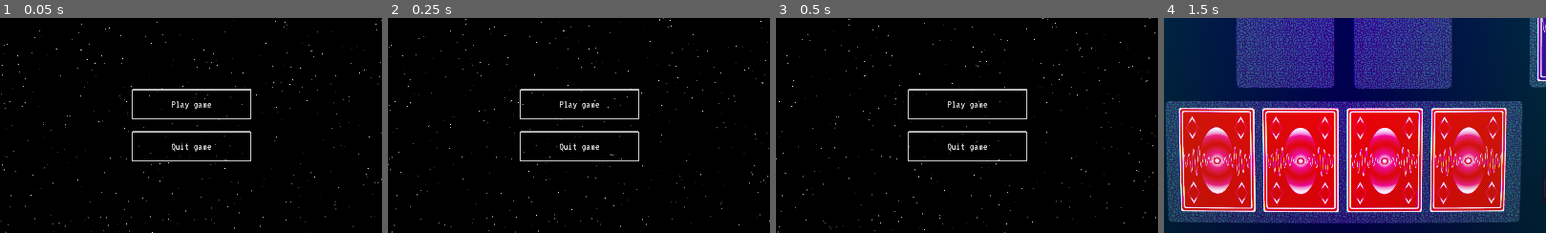
Above: before the commit, frames 1-4 (left to right).
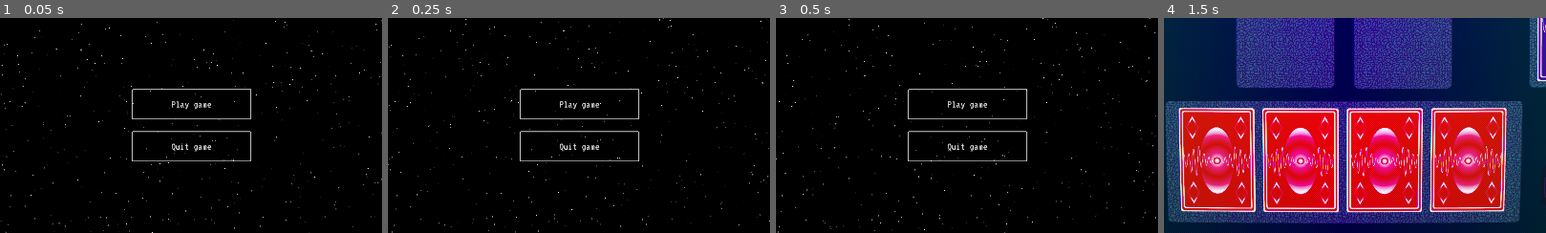
Above: after the commit, the same moments.

Repository: nmanteiga/BrinQo-Quantum-GameJam
Game: Godot game, scene res://scenes/menu/title_screen.tscn
The game is run twice, just before and just after one commit, with the same random seed, the same clock (stepped at 60 frames per second) and the same inputs.
Inputs (mouse positions are % of the whole screen's width and height, from its top left):
- Up to frame 1 (0.05 s): no input
- Up to frame 2 (0.25 s): no input
- Up to frame 3 (0.5 s): no input
- Up to frame 4 (1.5 s): click "Play game" at 0.5 s; move the mouse to (72, 45) at 1.27 s; click (72, 45) at 1.42 s
The pictures show only the part of the screen within x 26-76%, y 48-98%; the shares and areas given below are measured in that part.

The runs differ from the first frame. In frame 1, 0.6% of the frame differs, in the area x 34-66%, y 33-67%; in frame 2, 0.6%; in frame 3, 0.6%; in frame 4, nothing differs.

Commit message:
boton inciio

Diff:
--- a/scenes/menu/title_screen.tscn
+++ b/scenes/menu/title_screen.tscn
@@ -58,7 +58,7 @@
 
 [sub_resource type="StyleBoxEmpty" id="StyleBoxEmpty_ib7db"]
 
-[node name="TitleScreen" type="Control" unique_id=1593408701]
+[node name="TitleScreen" type="Control" unique_id=1593408701 node_paths=PackedStringArray("start_button", "start_panel", "exit_button", "exit_panel")]
 custom_minimum_size = Vector2(1920, 1080)
 layout_mode = 3
 anchors_preset = 15
@@ -72,6 +72,10 @@
 grow_vertical = 2
 theme = SubResource("Theme_dc4i4")
 script = ExtResource("4_title_script")
+start_button = NodePath("StartButtonPanel/StartButton")
+start_panel = NodePath("StartButtonPanel")
+exit_button = NodePath("ExitButtonPanel/ExitButton")
+exit_panel = NodePath("ExitButtonPanel")
 
 [node name="ColorRect" type="ColorRect" parent="." unique_id=181645343]
 z_index = -1
